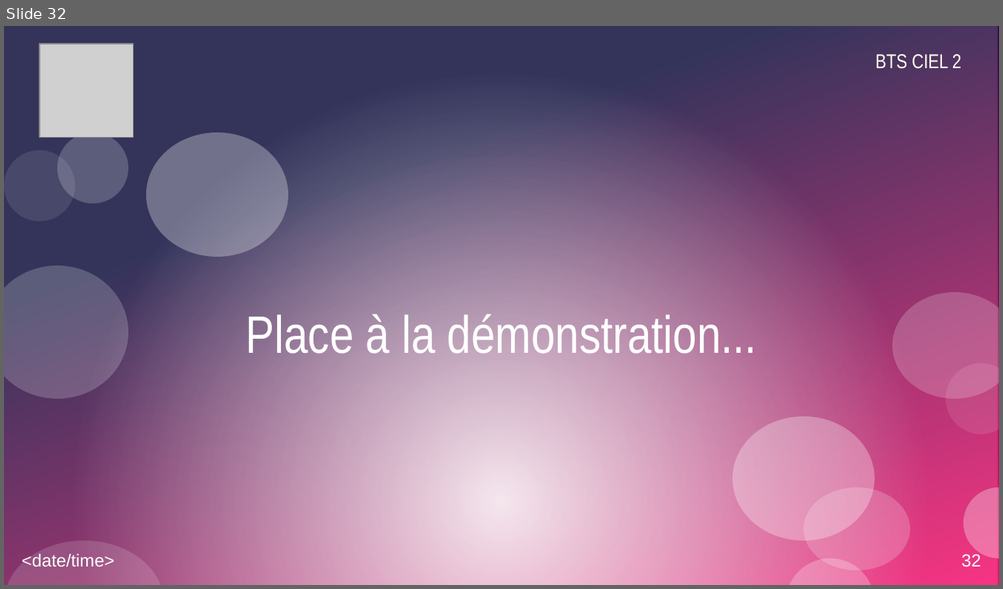
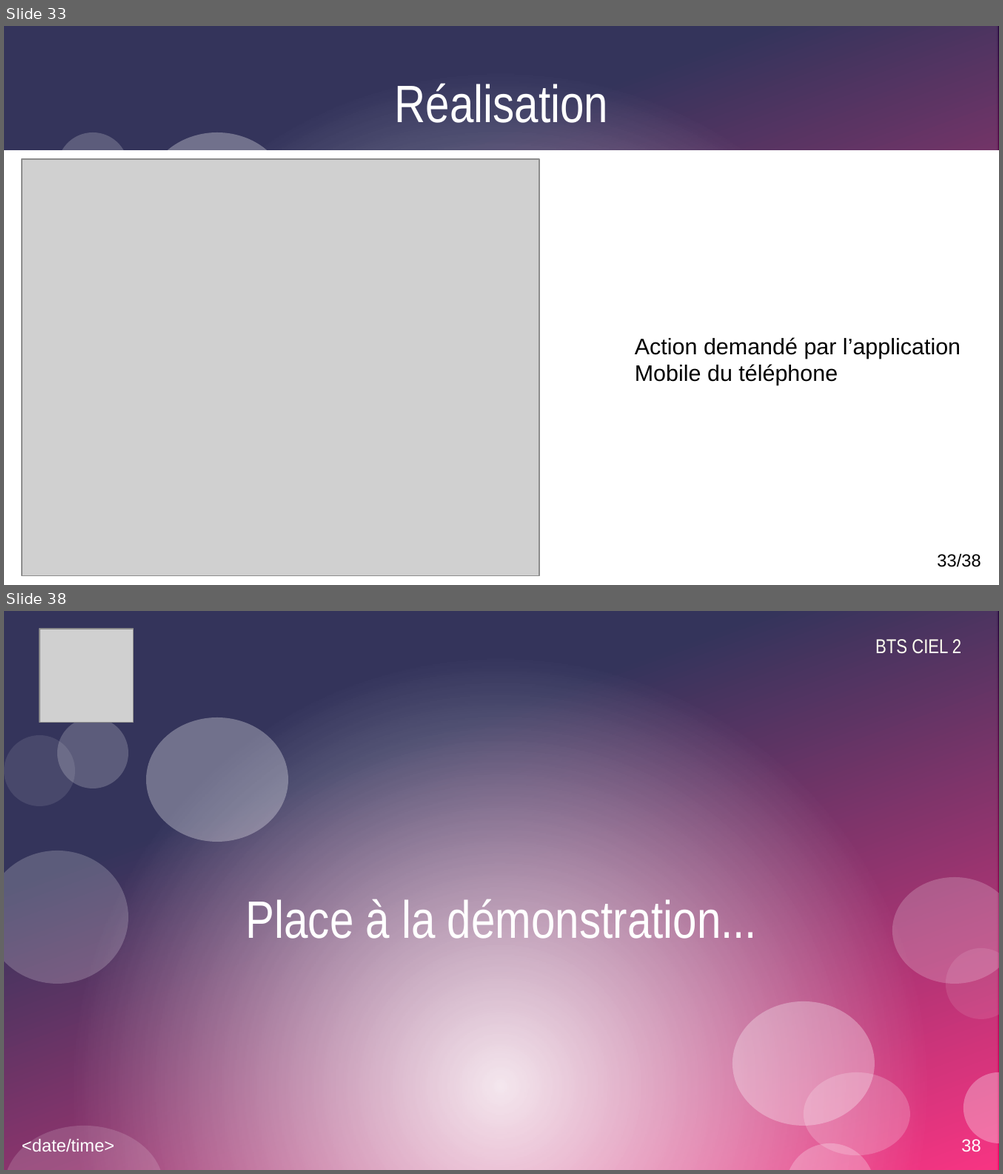
Before and after one commit to Corentinh2/PROJET_GESTIONNAIRE_DE_CHARGE, a slide deck: Revues/DiapoRevue3_VR.odp. Shown one above the other, each under a label of ours: slide 32 before the commit, slides 33 and 38 after it; the slides between them are not shown. The pictures are 1003x589 and 1003x1174 pixels, drawn with LibreOffice and Linux fonts; fonts in the diff are those of the drawing; grey boxes stand for pictures. Boxes give left, top, right and bottom in pixels: in the first picture for what was removed or moved away, otherwise in the second. Text is boxed around its words. In the diff, an @@ line names an element or a change of style, - is before the commit and + after.

```diff
--- a/Revues/DiapoRevue3_VR.odp
+++ b/Revues/DiapoRevue3_VR.odp
@@ slide 33 added at [4,26,999,585], background #FFFFFF; not listed: 6 template elements that a slide beside it also shows @@
@@ title added at [395,83,608,123], 42 pt, text #FFFFFF @@
+Réalisation
@@ rectangle added at [4,150,999,585], fill #FFFFFF @@
@@ picture added at [22,160,539,577] @@
@@ text added at [634,338,960,386], 18 pt, text #000000 @@
+Action demandé par l’application
+Mobile du téléphone
@@ text added at [22,553,114,571], 14 pt, text #000000 @@
+<date/time>
@@ page number added at [936,554,980,568], 14 pt, text #000000 @@
+33/38
@@ what was slide 32 is now slide 38 @@
@@ page number at [961,1138,980,1153]: text changed @@
-32
+38
```
Also in this commit, not shown: 13 slides changed, 7 other slides added, 2 slides removed, 33 other files.
